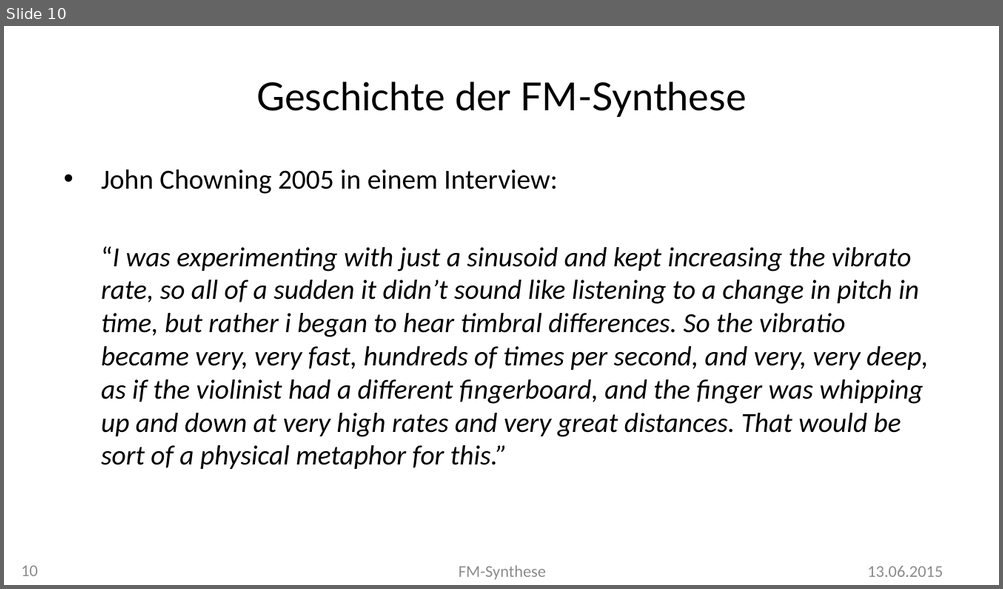
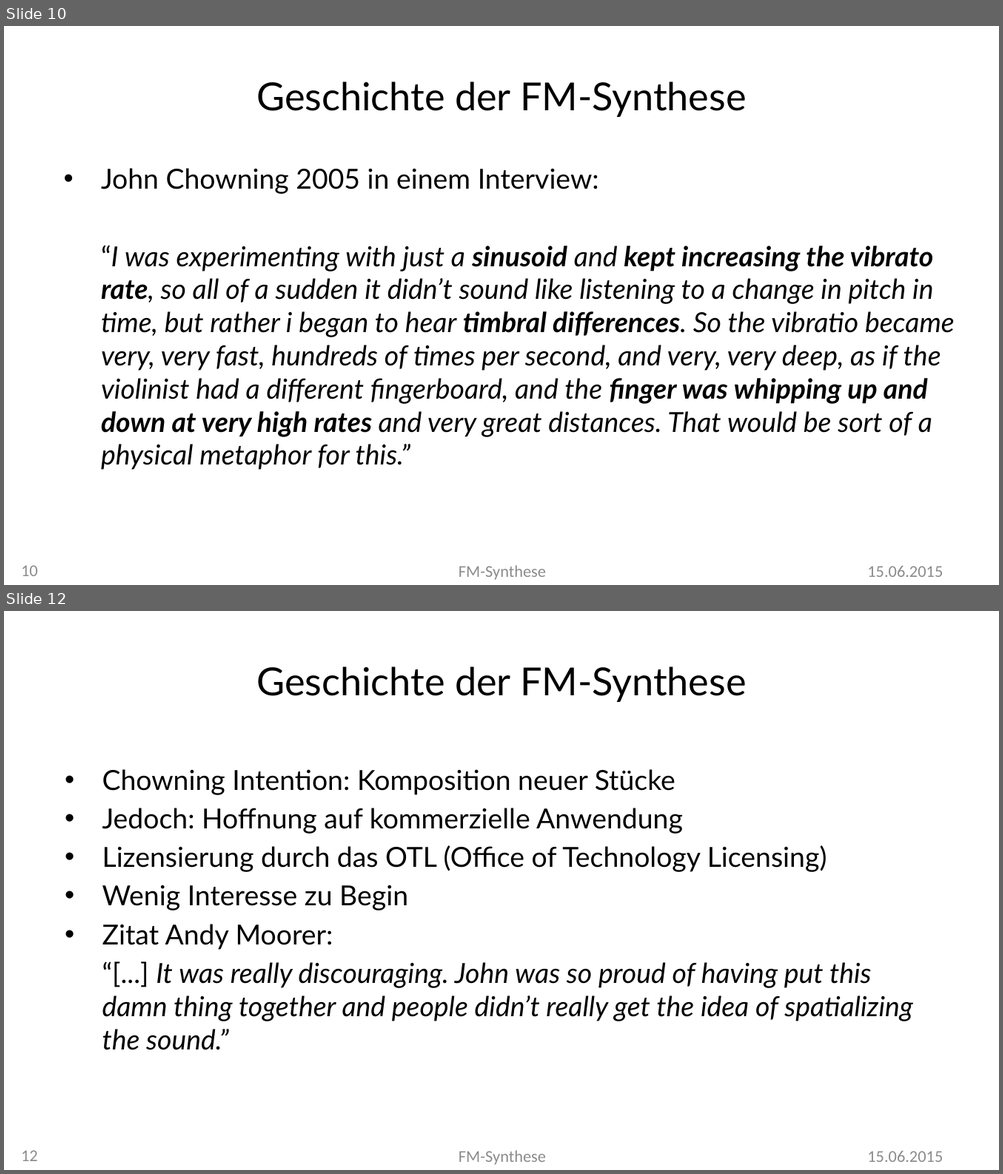
Before and after one commit to MBulli/VSeminar, a slide deck: Praesentation/FMSynthese-Julius.pptx. Shown one above the other, each under a label of ours: slide 10 before the commit, slides 10 and 12 after it; the slides between them are not shown. The pictures are 1003x589 and 1003x1174 pixels, drawn with LibreOffice and Linux fonts; fonts in the diff are those of the drawing; background and template pictures are left out. Boxes give left, top, right and bottom in pixels: in the first picture for what was removed or moved away, otherwise in the second. Text is boxed around its words. In the diff, an @@ line names an element or a change of style, - is before the commit and + after.

```diff
--- a/Praesentation/FMSynthese-Julius.pptx
+++ b/Praesentation/FMSynthese-Julius.pptx
@@ slide 12 added at [4,611,999,1170], background #FFFFFF @@
@@ title added at [256,667,746,702], 28 pt, text #000000 @@
+Geschichte der FM-Synthese
@@ text added at [102,769,913,1051], 20 pt, text #000000 @@
+• Chowning Intention: Komposition neuer Stücke
+• Jedoch: Hoffnung auf kommerzielle Anwendung
+• Lizensierung durch das OTL (Office of Technology Licensing)
+• Wenig Interesse zu Begin
+• Zitat Andy Moorer:
+“[...] It was really discouraging. John was so proud of having put this damn thing together and people didn’t really get the idea of spatializing the sound.”
@@ page number added at [21,1150,38,1162], 12 pt, text #8C8C8C @@
+12
@@ text added at [458,1150,546,1165], 12 pt, text #8C8C8C @@
+FM-Synthese
@@ text added at [867,1151,942,1162], 12 pt, text #8C8C8C @@
+15.06.2015
@@ slide 10 changed as well @@
@@ text "John Chowning 2005 in einem ..." at [101,168,954,470]: font Calibri to Lato; bold on in "sinusoid kept increasing the vibrato rate, timbral ..." @@
@@ text at [867,566,942,577]: text changed @@
-13.06.2015
+15.06.2015
```
Also in this commit, not shown: 10 other slides changed, 11 other slides added, 1 other file.
